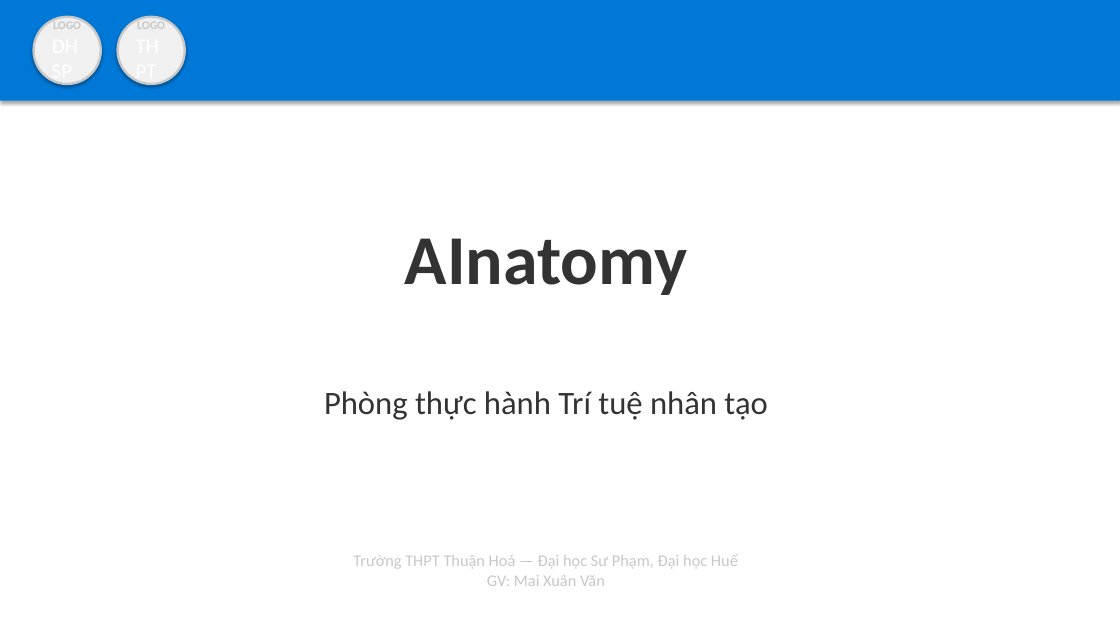
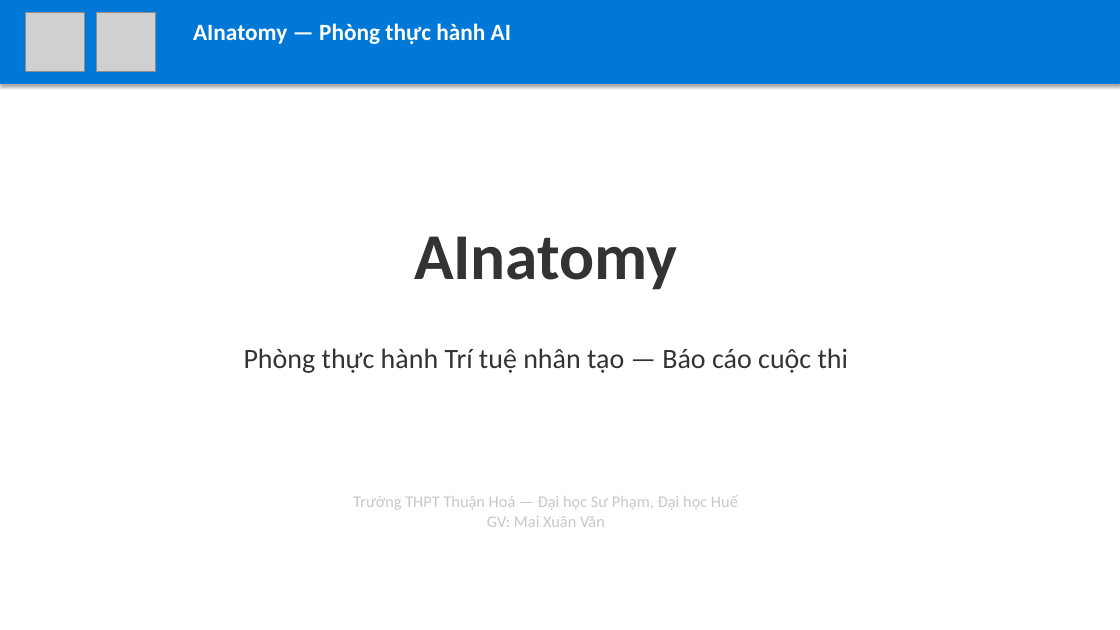
Before and after one commit to mxuanvan02/ainatomy, a slide deck: slide 1 of template_thuanhoa.pptx. Drawn at 1120x630 pixels with LibreOffice and Linux fonts; fonts in the diff are those of the drawing; grey boxes stand for pictures. Boxes give left, top, right and bottom in pixels: in the first picture for what was removed or moved away, otherwise in the second. Text is boxed around its words. In the diff, an @@ line names an element or a change of style, - is before the commit and + after.

Commit message:
Thêm logo thật từ Wikipedia và template slide báo cáo 7 trang
- Tải logo ĐHSP Huế từ Wikipedia (SVG → PNG 3750x3750)
- Tải logo THPT Thuận Hoá từ website trường (JPG 955x956)
- Tạo template_thuanhoa.pptx với 7 slides: bìa, vấn đề, giải pháp, tích hợp chương trình, kết quả, demo, cảm ơn
- Nghiên cứu workflow: Marp, Slidev, reveal.js, mkdeck

```diff
--- a/template_thuanhoa.pptx
+++ b/template_thuanhoa.pptx
@@ rectangle: place and size @@
-rectangle at (0, 0, 1120, 101)
+rectangle at (0, 0, 1120, 84)
@@ picture added at (25, 13, 84, 71) @@
@@ ellipse removed at (34, 17, 101, 84) @@
-LOGO
-ĐHSP
@@ picture added at (97, 13, 155, 71) @@
@@ ellipse removed at (118, 17, 185, 84) @@
-LOGO
-THPT
@@ text added at (193, 23, 511, 44), 20 pt, text #FFFFFF, bold @@
+AInatomy — Phòng thực hành AI
@@ text "AInatomy" at (414, 236, 678, 290): size 60 to 56 pt @@
@@ text at (244, 348, 848, 373): text changed; size 28 to 24 pt @@
-Phòng thực hành Trí tuệ nhân tạo
+Phòng thực hành Trí tuệ nhân tạo — Báo cáo cuộc thi
@@ text "Trường THPT Thuận Hoá — ...": place and size @@
-text "Trường THPT Thuận Hoá — ..." at (353, 554, 738, 586)
+text "Trường THPT Thuận Hoá — ..." at (353, 495, 738, 527)
```
Also in this commit, not shown: 2 other slides changed, 4 slides added, 5 slides removed, 4 other files.
